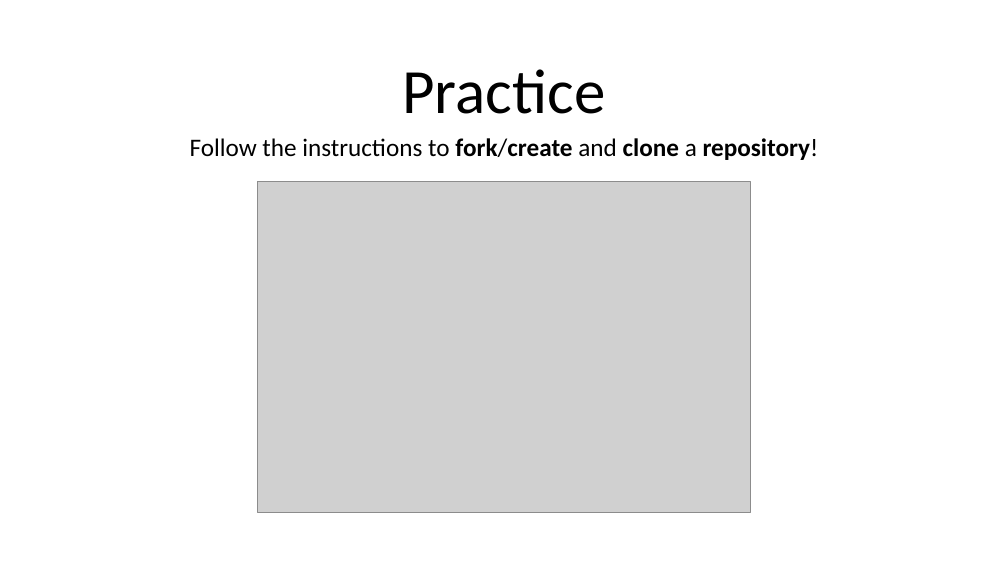
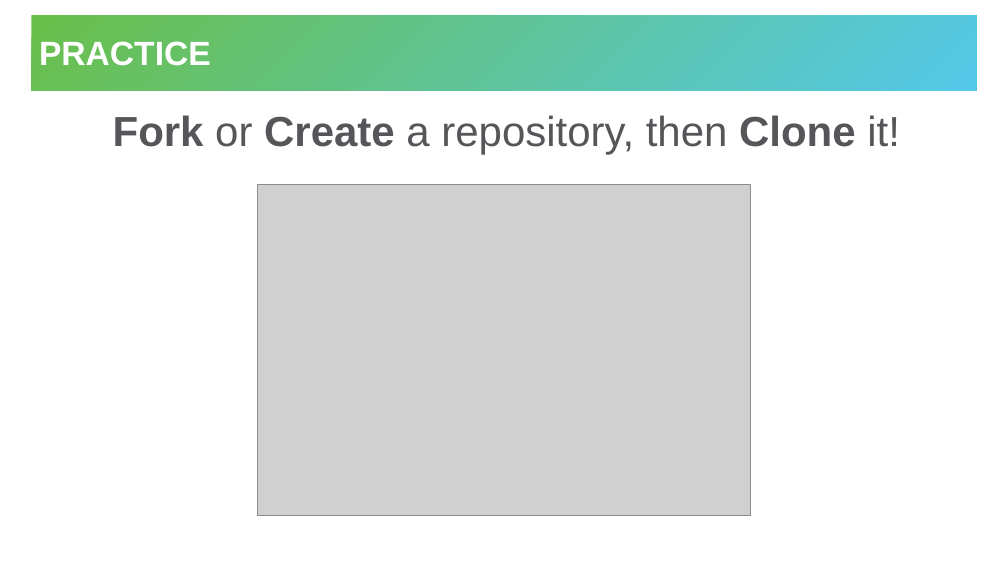
Before and after one commit to hytechclub/cs-102, a slide deck: slide 7 of Git/Intro/IntroductionToGitHub.pptx (slide 6 before the commit). Drawn at 1008x567 pixels with LibreOffice and Linux fonts; fonts in the diff are those of the drawing; grey boxes stand for pictures. Boxes give left, top, right and bottom in pixels: in the first picture for what was removed or moved away, otherwise in the second. Text is boxed around its words. In the diff, an @@ line names an element or a change of style, - is before the commit and + after.

```diff
--- a/Git/Intro/IntroductionToGitHub.pptx
+++ b/Git/Intro/IntroductionToGitHub.pptx
@@ title "PRACTICE": place and size @@
-title "PRACTICE" at bbox=[402, 69, 605, 114]
+title "PRACTICE" at bbox=[32, 15, 977, 91]
@@ title "PRACTICE" at bbox=[32, 15, 977, 91]: vertical alignment bottom to middle; fill none to gradient #6ABF4B to #54C8E8 @@
@@ title at bbox=[39, 41, 211, 66]: text changed; size 60 to 32 pt; font Calibri to Arial; text colour #000000 to #FFFFFF; bold on @@
-Practice
+PRACTICE
@@ text added at bbox=[113, 115, 900, 154], 40 pt, text #56565A @@
+Fork or Create a repository, then Clone it!
@@ subtitle removed at bbox=[190, 138, 819, 160] @@
-Follow the instructions to fork/create and clone a repository!
@@ picture: place and size @@
-picture at bbox=[258, 181, 750, 512]
+picture at bbox=[258, 185, 750, 516]
```
Also in this commit, not shown: 7 other slides changed, 4 slides added, 3 slides removed, 1 other file.
